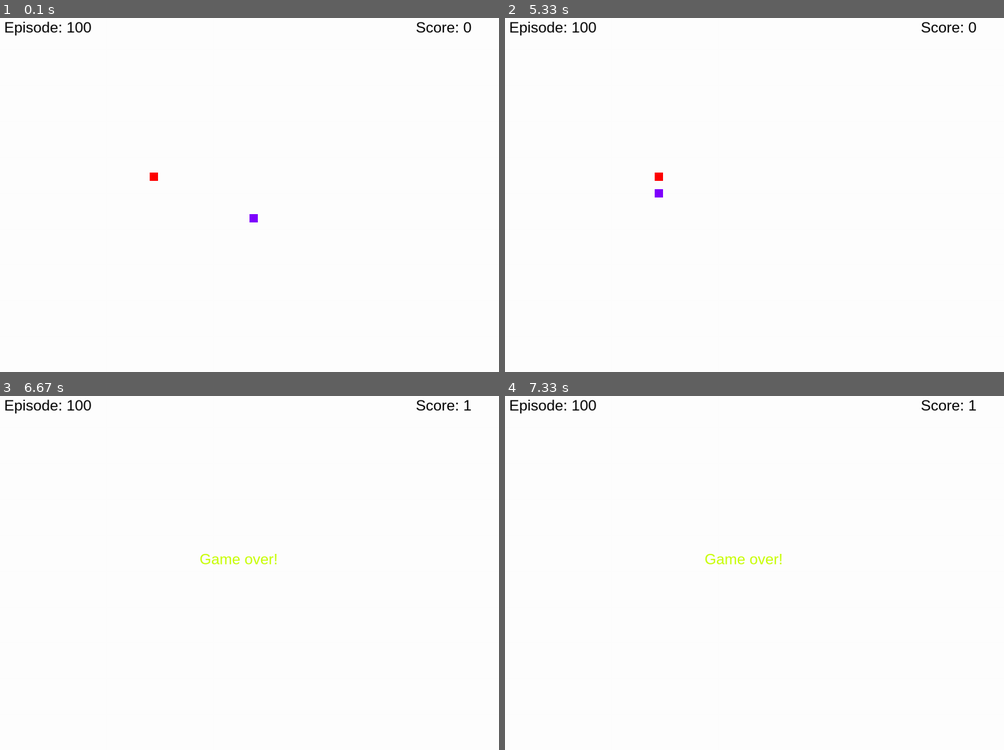
Above: before the commit, frames 1-4 (two rows, left to right).
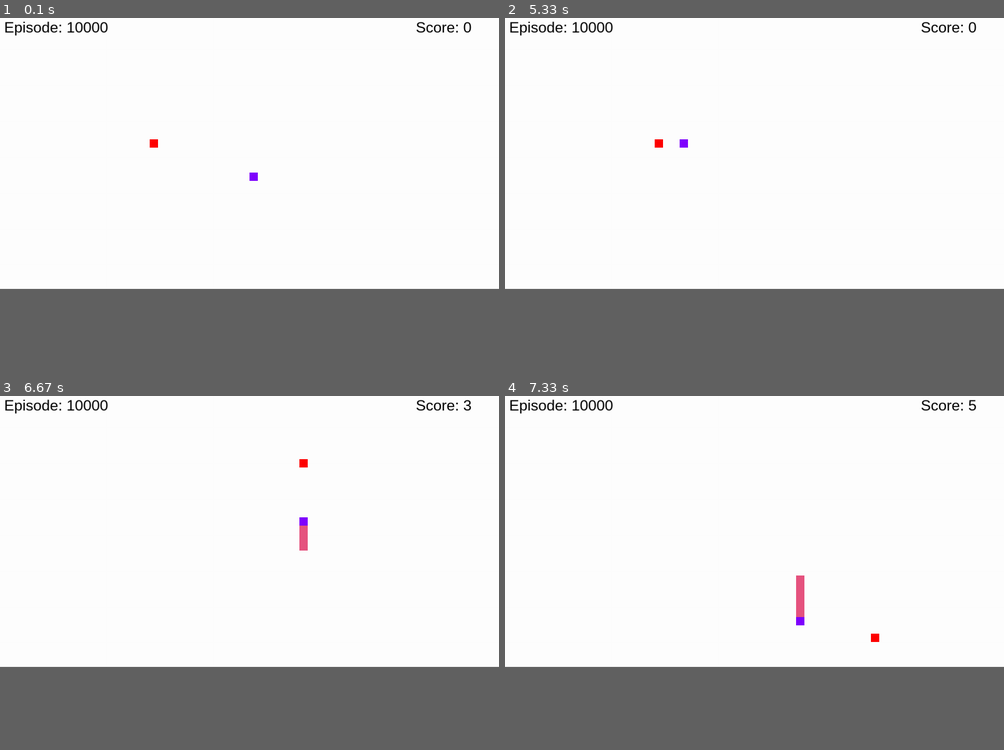
Above: after the commit, the same moments.

Repository: s2ke4/CS362-Project-Code
Game: pygame game, started from pygame_play.py
The game is run twice, just before and just after one commit, with the same random seed, the same clock (stepped at 60 frames per second) and the same inputs.
Inputs:
- Up to frame 1 (0.1 s): no input
- Up to frame 2 (5.33 s): no input
- Up to frame 3 (6.67 s): no input
- Up to frame 4 (7.33 s): no input
The window is 900x645 before the commit and 900x495 after it. Grey fills any space a smaller window leaves; there, only what the larger window draws over its background counts as a difference.

The runs differ from the first frame. In frame 1, 0.2% of the frame differs, in the area x 18-52%, y 1-58%; in frame 2, 0.2%; in frame 3, 0.5%; in frame 4, 0.6%, in the area x 18-95%, y 1-70%.

Commit message:
minor bug fixe

Diff:
--- a/pygame_play.py
+++ b/pygame_play.py
@@ -24,7 +24,7 @@
         # scale adjusts size of whole board (use 1.0 or 2.0)
         self.scale = 2
         self.game_width = int(600 * self.scale)
-        self.game_height = int(400 * self.scale)
+        self.game_height = int(300 * self.scale)
 
         # padding for score & episode
         self.padding = int(30 * self.scale)
@@ -252,4 +252,4 @@
         return self.snake_length
 
 p1 = VisualSnake()
-p1.run_game(100)
+p1.run_game(10000)
--- a/snake_qlearning.py
+++ b/snake_qlearning.py
@@ -13,6 +13,7 @@
         self.min_eps = 0.001
         self.num_episodes = 10000
         self.table = np.zeros((2, 2, 2, 2, 2, 2, 2, 2, 2, 2, 2, 2, 4))
+        # table[state][action]
         self.env = LearnSnake()
         self.score = []
         self.survived = []
--- a/snake_training.py
+++ b/snake_training.py
@@ -113,7 +113,7 @@
             self.dir = "down"
 
 
-        if self.c1 >= self.screen_width // self.snake_size or self.c1 < 0 or self.r1 >= self.screen_height // self.snake_size or self.r1 < 0:
+        if self.c1 >= self.screen_width  or self.c1 < 0 or self.r1 >= self.screen_height  or self.r1 < 0:
             self.game_close = True
         self.c1 += self.c_change
         self.r1 += self.r_change
Binary file changed: pickle/10.pickle
Binary file changed: pickle/100.pickle
Binary file changed: pickle/1000.pickle
Binary file changed: pickle/10000.pickle
Binary file changed: pickle/110.pickle
Binary file changed: pickle/120.pickle
Binary file changed: pickle/130.pickle
Binary file changed: pickle/140.pickle
Binary file changed: pickle/150.pickle
Binary file changed: pickle/1500.pickle
Binary file changed: pickle/160.pickle
Binary file changed: pickle/170.pickle
(and 58 more such lines)
